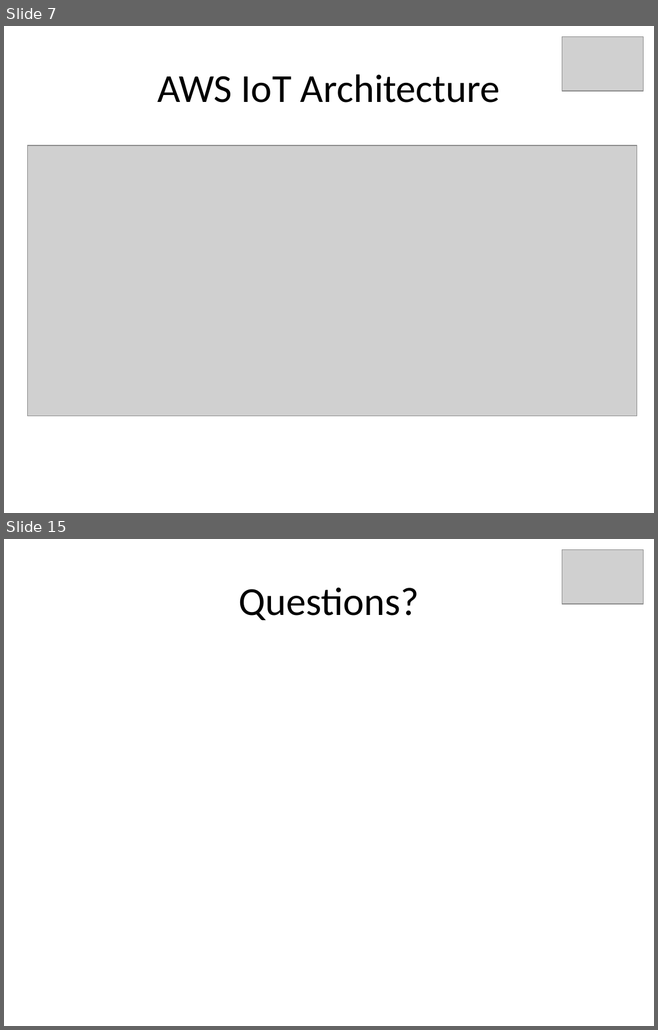
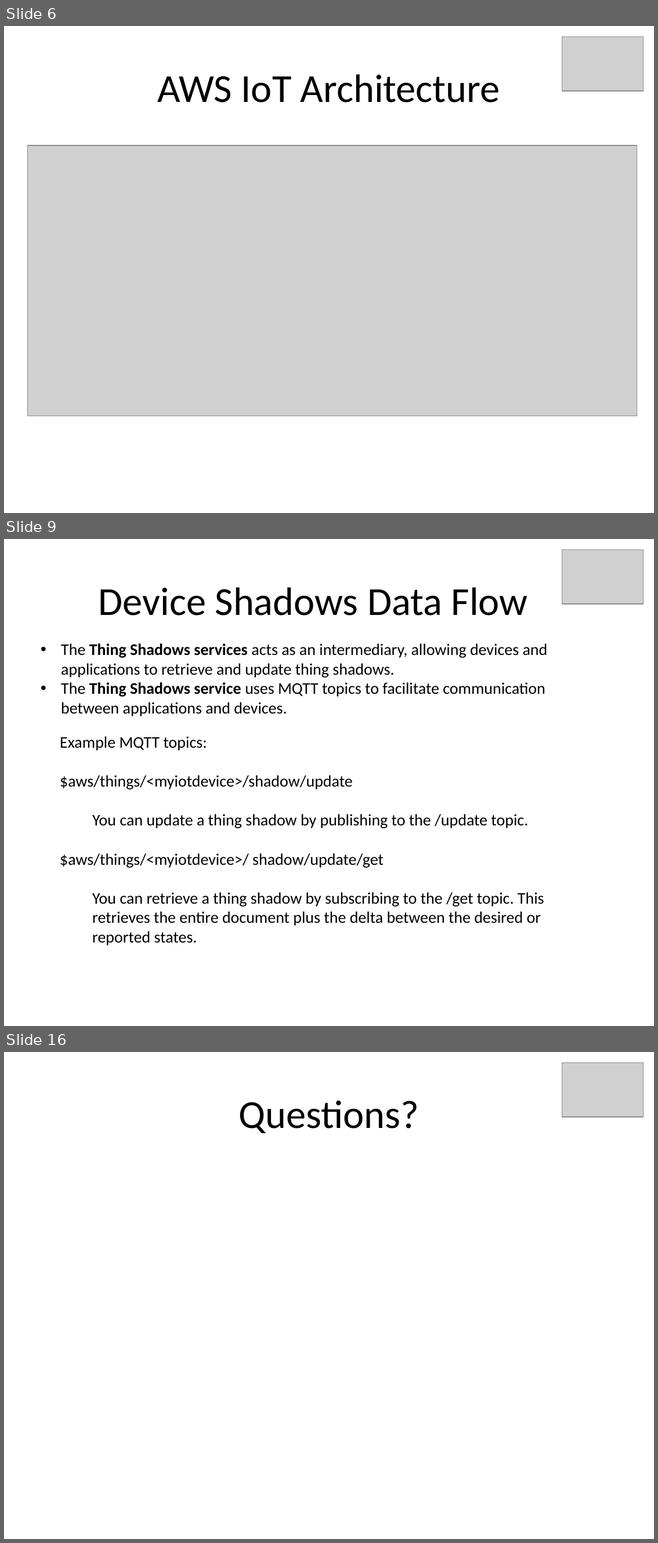
Before and after one commit to kskalvar/AWS-IoT-AndroidStudio, a slide deck: .assets/IoT-QuickStart-with-AWS.pptx. Shown one above the other, each under a label of ours: slides 7 and 15 before the commit, slides 6, 9 and 16 after it; the slides between them are not shown. The pictures are 658x1030 and 658x1543 pixels, drawn with LibreOffice and Linux fonts; fonts in the diff are those of the drawing; grey boxes stand for pictures. Boxes give left, top, right and bottom in pixels: in the first picture for what was removed or moved away, otherwise in the second. Text is boxed around its words. In the diff, an @@ line names an element or a change of style, - is before the commit and + after.

Commit message:
Documentation: Upadated AWS IoT QuickStart Instructions

```diff
--- a/.assets/IoT-QuickStart-with-AWS.pptx
+++ b/.assets/IoT-QuickStart-with-AWS.pptx
@@ slide 9 added at (4,539,654,1026), background #FFFFFF @@
@@ picture added at (561,550,643,604) @@
@@ title added at (99,587,528,616), 44 pt, text #000000 @@
+Device Shadows Data Flow
@@ text added at (61,643,547,716), 18 pt, text #000000 @@
+• The Thing Shadows services acts as an intermediary, allowing devices and applications to retrieve and update thing shadows.
+• The Thing Shadows service uses MQTT topics to facilitate communication between applications and devices.
@@ text added at (60,736,544,946), 18 pt, text #000000 @@
+Example MQTT topics:
+$aws/things/<myiotdevice>/shadow/update
+  You can update a thing shadow by publishing to the /update topic.
+$aws/things/<myiotdevice>/ shadow/update/get
+  You can retrieve a thing shadow by subscribing to the /get topic. This retrieves the entire document plus the delta between the desired or reported states.
@@ what was slide 7 is now slide 6 @@
@@ what was slide 15 is now slide 16 @@
```
Also in this commit, not shown: 11 slides changed, 1 other slide added, 1 slide removed, 1 other file.
